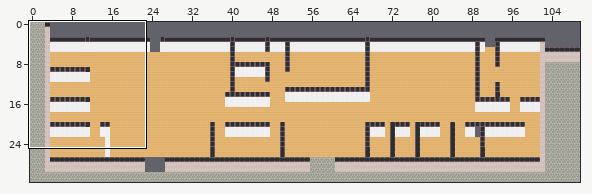
Tiled map (JSON) -- map.tmj. The first picture is a wide view before the edit; the outline marks the close-up.
Close-up. Before the commit:
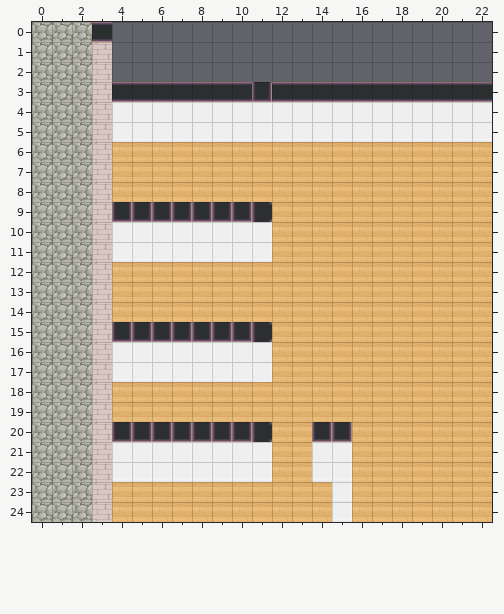
Cells are 32x32 px. Shown: x 0..22, y 0..24. The commit also changed other parts of the map, which this record leaves out.
The result:
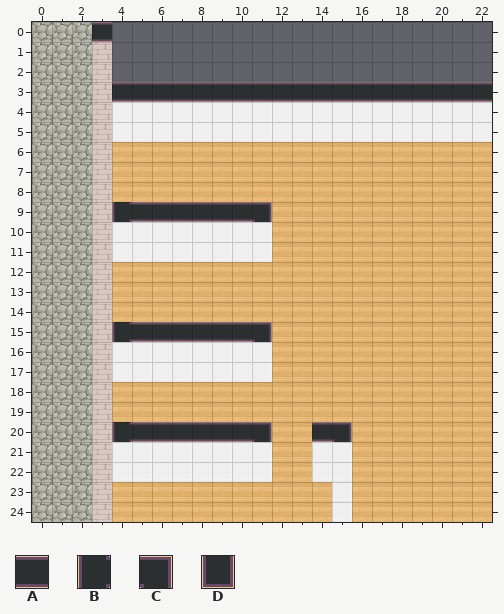
Key: from "WA_Room_Builder": A 94, B 218, C 221, D 271.
_ is an empty cell.
Changes in this commit:
Layer "walls/walls1":
The author changed tile D to tile A in row 3 at x 11; in row 9 at x 5 to 10; in row 15 at x 5 to 10; in row 20 at x 5 to 10 and 14.
The author changed tile D to tile B in row 9 at x 4; in row 15 at x 4; in row 20 at x 4.
The author changed tile B to tile C in row 9 at x 11; in row 15 at x 11; in row 20 at x 11.
The author changed tile D to tile C in row 20 at x 15.
Changed places in both close-ups, as pixel boxes (x1, y1, x2, y2):
changed: (252, 82, 272, 102)
changed: (112, 202, 272, 222)
changed: (112, 322, 272, 342)
changed: (112, 422, 272, 442)
changed: (312, 422, 352, 442)
